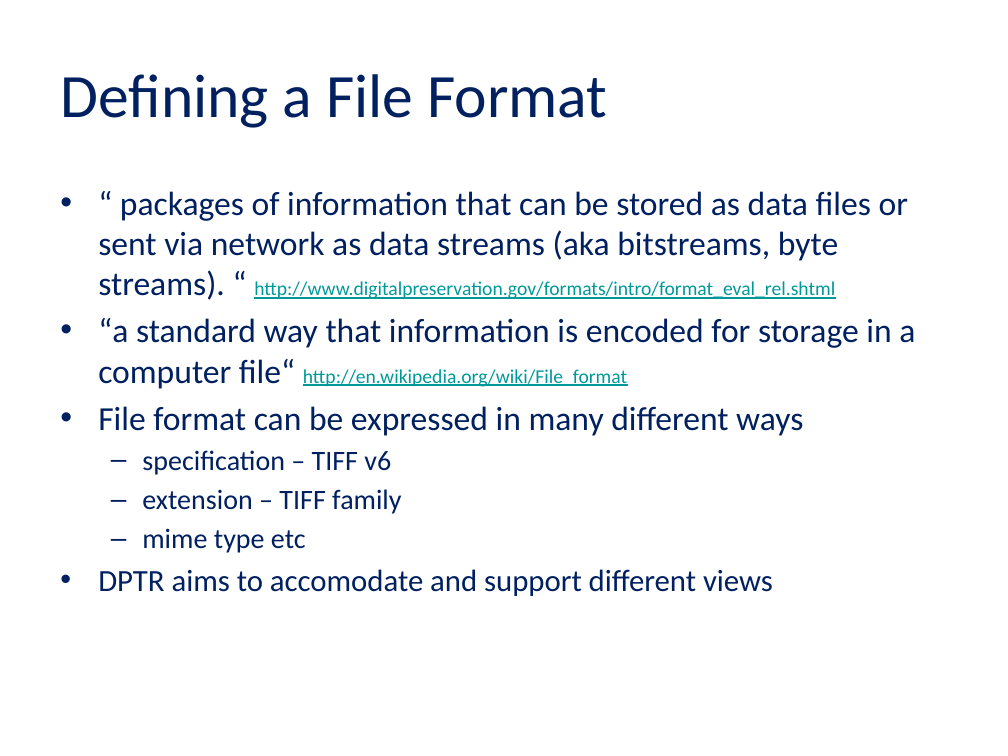
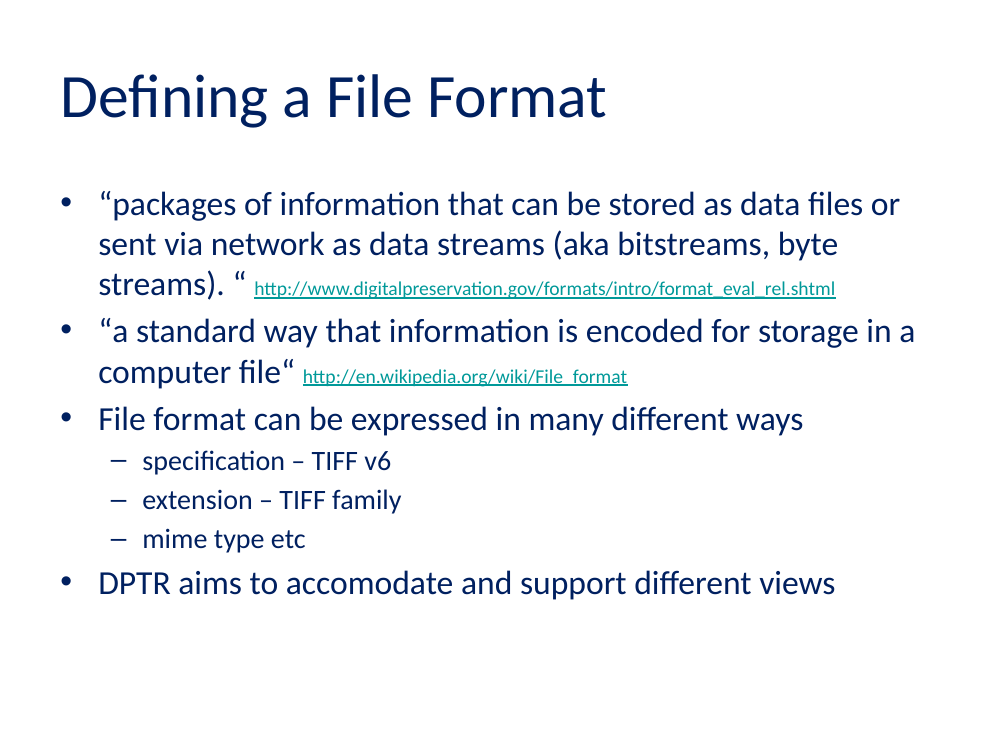
Before and after one commit to jaygattuso/iPres2014-format-workshop, a slide deck: slide 3 of Slides/Session 2 iPRES_Jan_Hutar_workshop.pptx. Drawn at 1008x756 pixels with LibreOffice and Linux fonts; fonts in the diff are those of the drawing; background and template pictures are left out. Boxes give left, top, right and bottom in pixels: in the first picture for what was removed or moved away, otherwise in the second. Text is boxed around its words. In the diff, an @@ line names an element or a change of style, - is before the commit and + after.

```diff
--- a/Slides/Session 2 iPRES_Jan_Hutar_workshop.pptx
+++ b/Slides/Session 2 iPRES_Jan_Hutar_workshop.pptx
@@ text at (98,191,900,300): spaces changed @@
-• “ packages of information that can be stored as data files or sent via network as data streams (aka bitstreams, byte streams). “ http://www.digitalpreservation.gov/formats/intro/format_eval_rel.shtml
+• “packages of information that can be stored as data files or sent via network as data streams (aka bitstreams, byte streams). “ http://www.digitalpreservation.gov/formats/intro/format_eval_rel.shtml
@@ text at (98,570,835,600): size 22 to 24 pt in "DPTR aims to accomodate and support different ..." @@
```
Also in this commit, not shown: 12 other slides changed, 2 other files.
